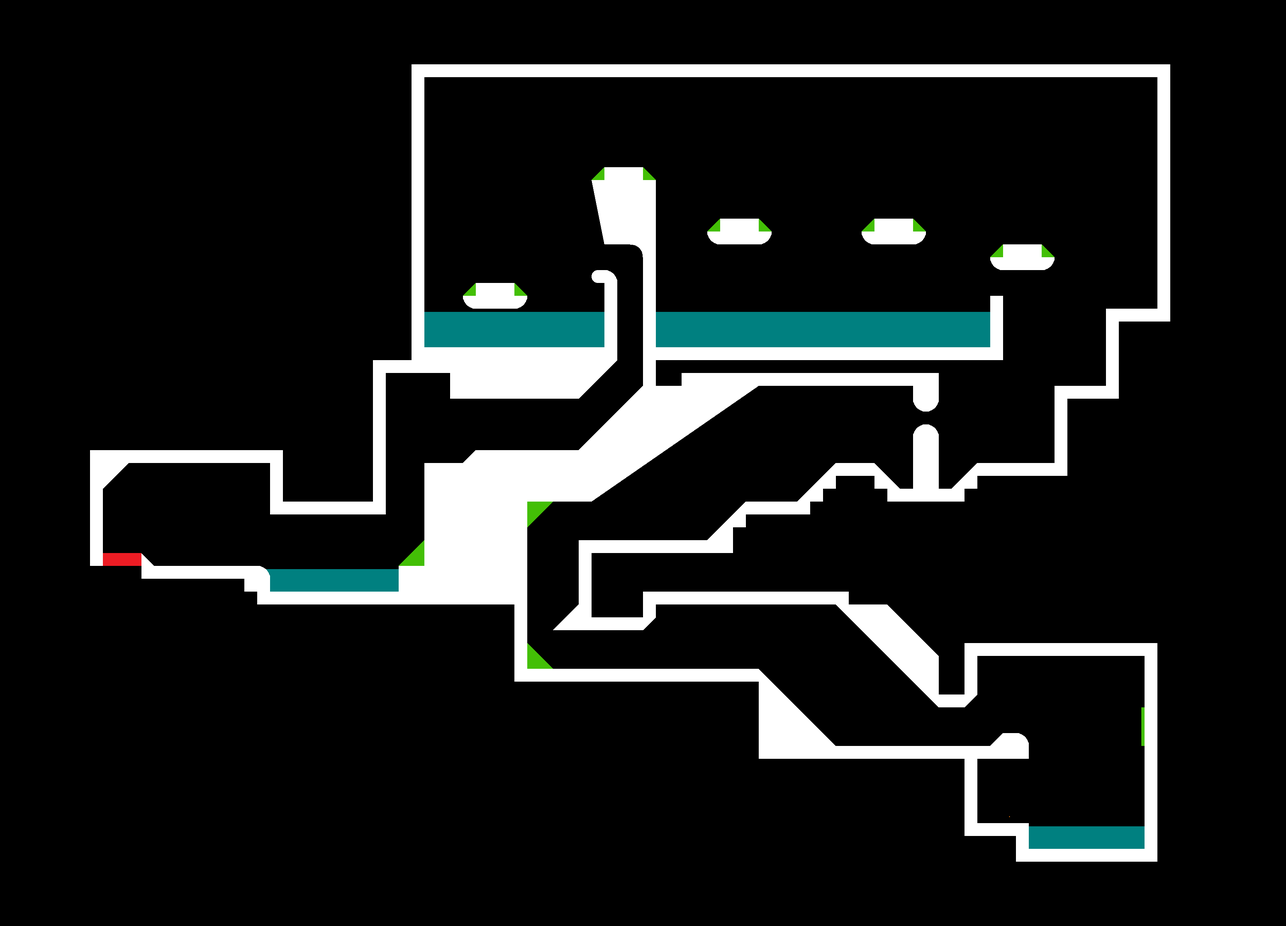
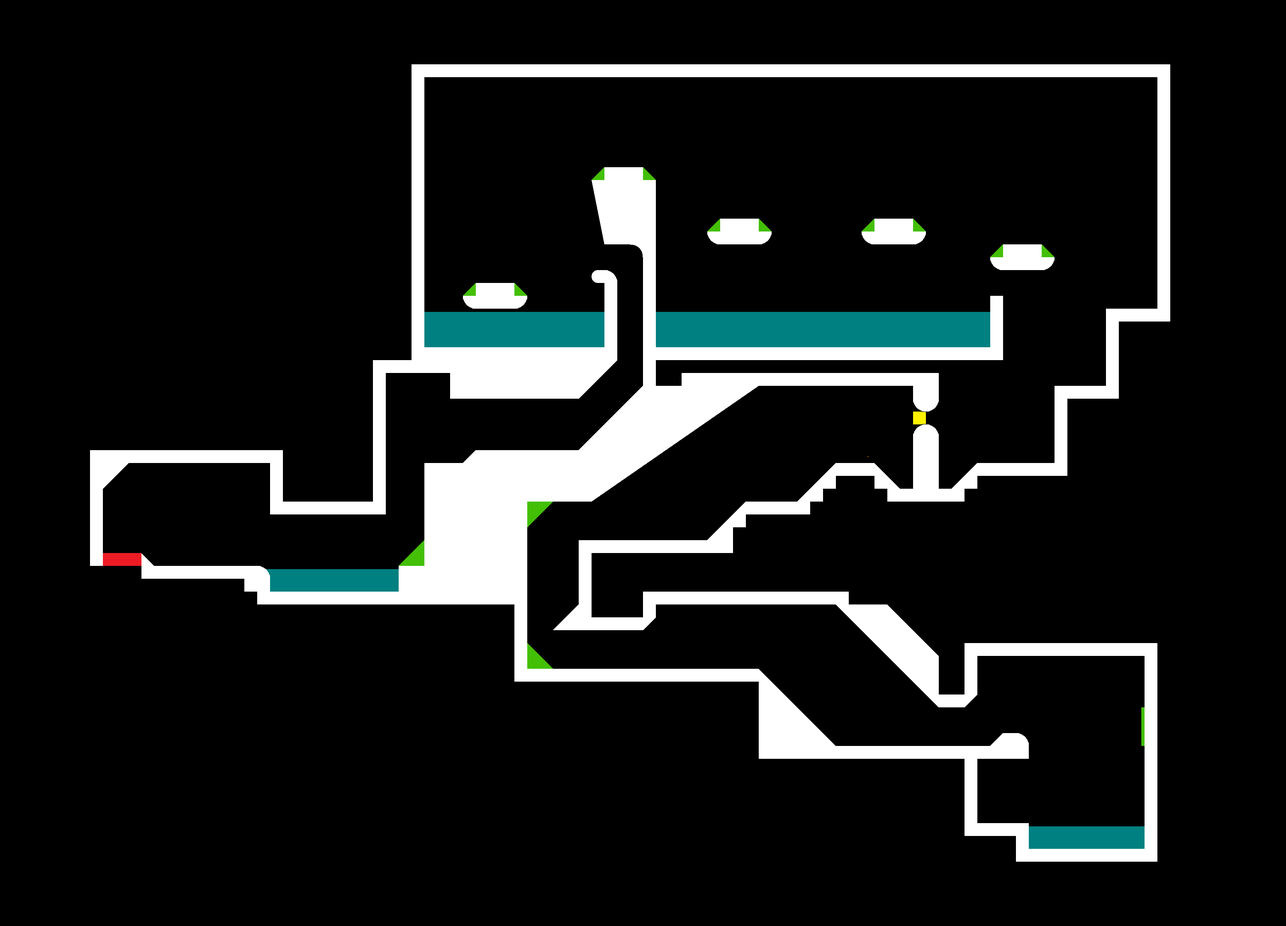
Before/after of a 1286 × 926 layered artwork. What changed in the layer stack:
painted on "Detail" over (x1=867, y1=456, x2=1011, y2=818)
painted on "Structure" over (x1=913, y1=411, x2=927, y2=425)
